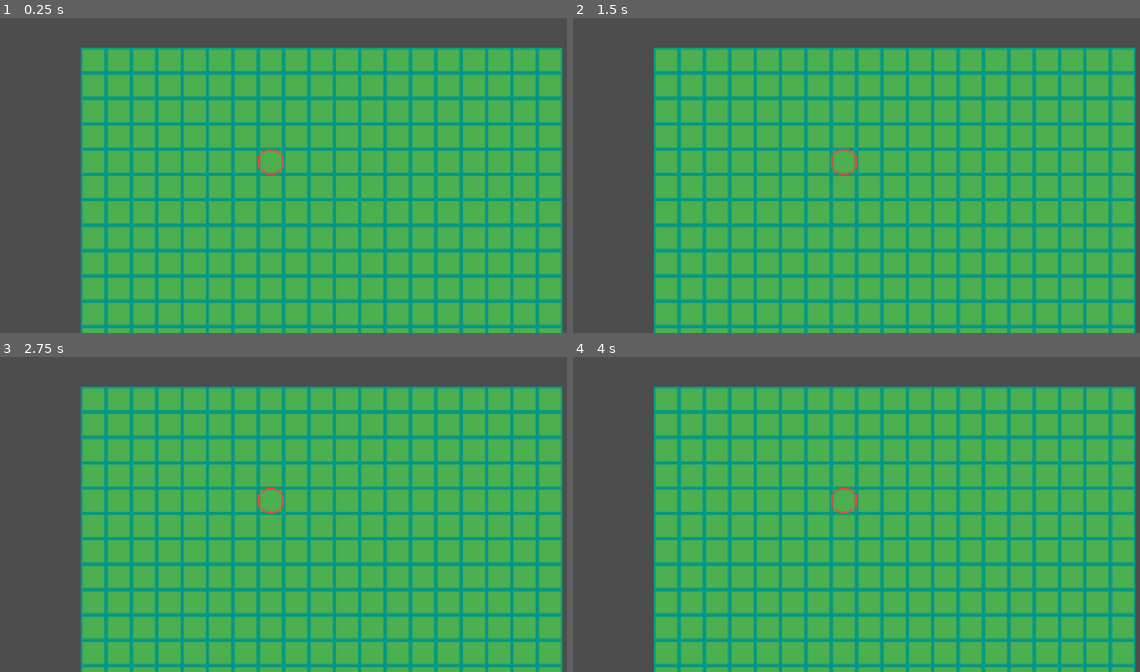
Above: before the commit, frames 1-4 (two rows, left to right).
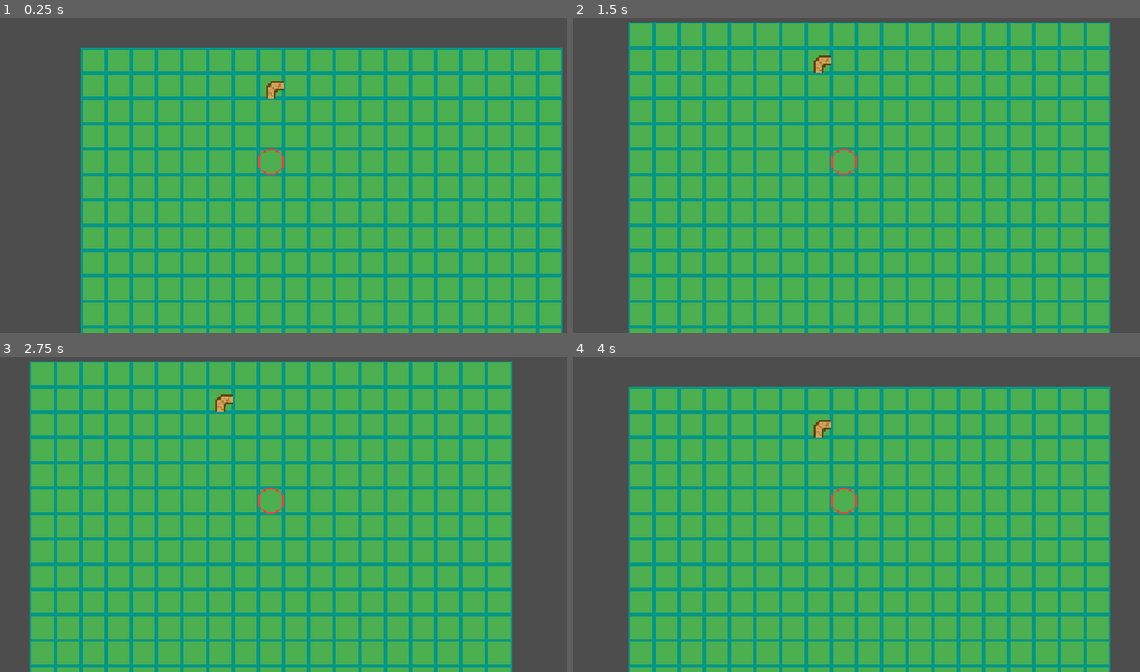
Above: after the commit, the same moments.

Repository: MalteFP/Live-Line
Game: Godot game, scene res://testWorld.tscn
Two runs of this game, one before a commit and one after it. Both use one fixed random seed, a clock stepped at 60 frames per second and the inputs below.
Inputs (mouse positions are in pixels of both pictures, inside the frame that each line leads up to):
- Up to frame 1 (0.25 s): no input
- Up to frame 2 (1.5 s): tap Enter at 0.5 s; move the mouse to (975, 144) at 0.52 s; hold D (right) 0.53-1.28 s; right-click (975, 144) at 0.6 s; tap Space at 1.25 s; move the mouse to (720, 178) at 1.27 s; hold S (down) from 1.28 s (still down); right-click (720, 178) at 1.35 s
- Up to frame 3 (2.75 s): tap Enter at 2 s; move the mouse to (334, 426) at 2.02 s; release S (down) at 2.03 s; hold D (right) from 2.03 s (still down); right-click (334, 426) at 2.1 s
- Up to frame 4 (4 s): tap Space at 2.75 s; move the mouse to (811, 568) at 2.77 s; release D (right) at 2.78 s; hold W (up) 2.78-3.53 s; right-click (811, 568) at 2.85 s; tap Enter at 3.5 s; move the mouse to (1026, 552) at 3.52 s; hold A (left) from 3.53 s (still down); right-click (1026, 552) at 3.6 s

The runs differ from the first frame. In frame 1, 5.8% of the frame differs, in the area x 14-99%, y 9-100%; in frame 2, 20%; in frame 3, 28%, in the area x 5-100%, y 1-100%; in frame 4, 13%.

Commit message:
Added collision

Diff:
--- a/live-line/fuse.tscn
+++ b/live-line/fuse.tscn
@@ -1,5 +1,19 @@
 [gd_scene format=3 uid="uid://dmjkx8ajqphp4"]
+
+[ext_resource type="Texture2D" uid="uid://c5r2p6iuh24yf" path="res://textures/sprites/Fuse/pixil-frame-0(1).png" id="1_aos26"]
+
+[sub_resource type="RectangleShape2D" id="RectangleShape2D_bgr0v"]
+size = Vector2(16, 16)
 
 [node name="fuse" type="Node2D" unique_id=2091607293]
 
 [node name="Sprite2D" type="Sprite2D" parent="." unique_id=1627952967]
+position = Vector2(8, 8)
+texture = ExtResource("1_aos26")
+
+[node name="StaticBody2D" type="StaticBody2D" parent="Sprite2D" unique_id=114519269]
+position = Vector2(-8, -8)
+
+[node name="CollisionShape2D" type="CollisionShape2D" parent="Sprite2D/StaticBody2D" unique_id=2052166489]
+position = Vector2(8, 8)
+shape = SubResource("RectangleShape2D_bgr0v")
--- a/live-line/player.gd
+++ b/live-line/player.gd
@@ -1,4 +1,4 @@
-extends CharacterBody2D
+extends Node2D
 
 var fuseLength = 10
 @onready var fuseController = $FuseController
@@ -13,17 +13,26 @@
 
 
 func movement():
+	var pos = body.global_position
 	if Input.is_action_just_pressed("attack"):
 		TurnQueueHolder.playerTookTurn()
-	elif Input.is_action_just_pressed("up"):
-		body.position -= Vector2(0,16)
+	elif Input.is_action_just_pressed("up") and not is_point_inside(pos + Vector2(0,-16)):
+		body.position += Vector2(0,-16)
 		TurnQueueHolder.playerTookTurn()
-	elif Input.is_action_just_pressed("down"):
-		body.position -= Vector2(0,-16)
+	elif Input.is_action_just_pressed("down") and not is_point_inside(pos + Vector2(0,16)):
+		body.position += Vector2(0,16)
 		TurnQueueHolder.playerTookTurn()
-	elif Input.is_action_just_pressed("left"):
-		body.position -= Vector2(16,0)
+	elif Input.is_action_just_pressed("left") and not is_point_inside(pos + Vector2(-16,0)):
+		body.position += Vector2(-16,0)
 		TurnQueueHolder.playerTookTurn()
-	elif Input.is_action_just_pressed("right"):
-		body.position -= Vector2(-16,0)
+	elif Input.is_action_just_pressed("right") and not is_point_inside(pos + Vector2(16,0)):
+		body.position += Vector2(16,0)
 		TurnQueueHolder.playerTookTurn()
+
+
+func is_point_inside(point: Vector2) -> bool:
+	var space_state = get_world_2d().direct_space_state
+	var paras = PhysicsPointQueryParameters2D.new()
+	paras.position = point
+	var result = space_state.intersect_point(paras)
+	return result.size() > 0
--- a/live-line/project.godot
+++ b/live-line/project.godot
@@ -58,4 +58,5 @@
 
 [rendering]
 
+textures/canvas_textures/default_texture_filter=0
 rendering_device/driver.windows="d3d12"
--- a/live-line/testWorld.tscn
+++ b/live-line/testWorld.tscn
@@ -2,6 +2,7 @@
 
 [ext_resource type="PackedScene" uid="uid://dqeg3uaiqbybh" path="res://player.tscn" id="1_jgpco"]
 [ext_resource type="PackedScene" uid="uid://twv5gdwsqx0f" path="res://TileMaps.tscn" id="2_uc0gf"]
+[ext_resource type="PackedScene" uid="uid://dmjkx8ajqphp4" path="res://fuse.tscn" id="3_uc0gf"]
 
 [node name="Node2D" type="Node2D" unique_id=812723244]
 
@@ -12,4 +13,7 @@
 
 [node name="Player" parent="." unique_id=168672461 instance=ExtResource("1_jgpco")]
 
+[node name="fuse" parent="." unique_id=2091607293 instance=ExtResource("3_uc0gf")]
+position = Vector2(0, -48)
+
 [editable path="TileMaps"]
